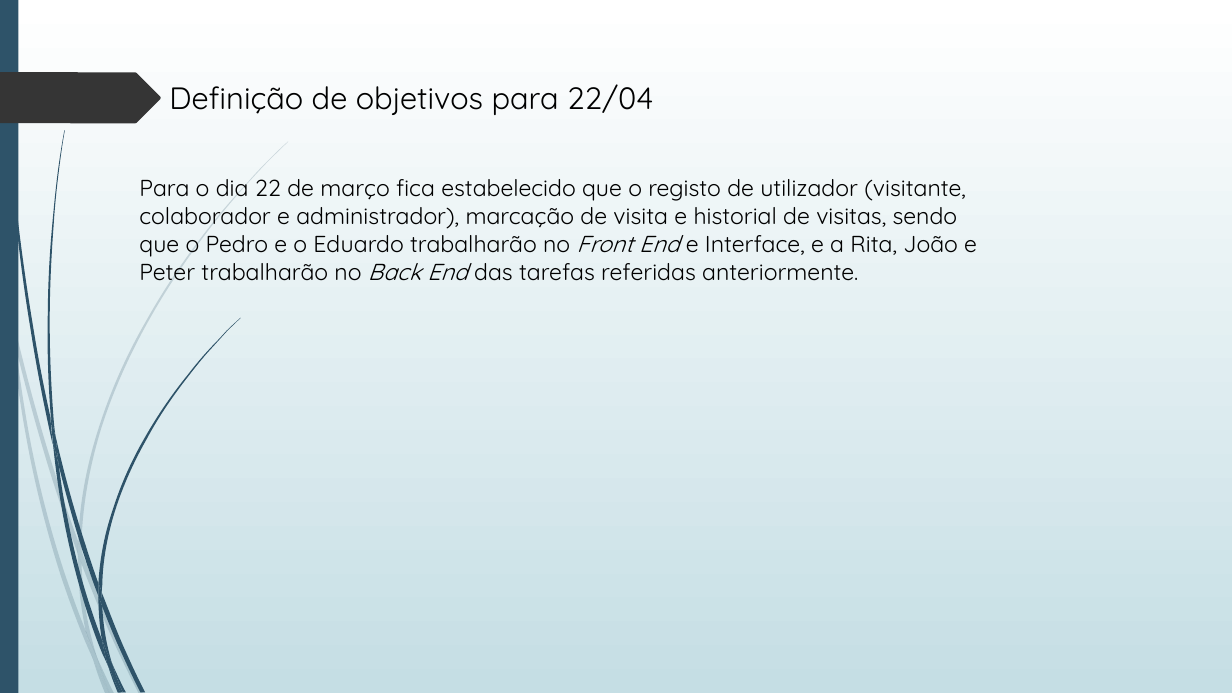
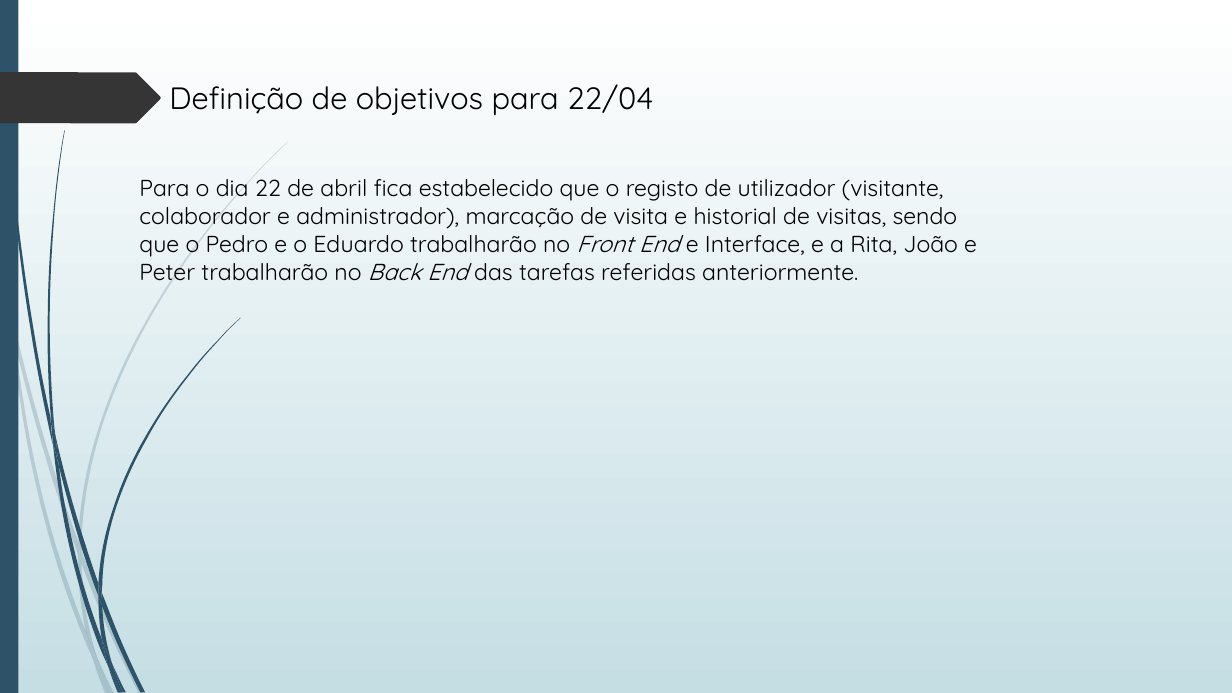
Before and after one commit to ProjetoLI4-TP1-G3-19-20/LI4, a slide deck: slide 5 of Apresentações/Apresentação0104.pptx. Drawn at 1232x693 pixels with LibreOffice and Linux fonts; fonts in the diff are those of the drawing. Boxes give left, top, right and bottom in pixels: in the first picture for what was removed or moved away, otherwise in the second. Text is boxed around its words. In the diff, an @@ line names an element or a change of style, - is before the commit and + after.

Commit message:
Adicionei a apresentação desta semana.

```diff
--- a/Apresentações/Apresentação0104.pptx
+++ b/Apresentações/Apresentação0104.pptx
@@ text at [139,179,977,281]: text changed @@
-Para o dia 22 de março fica estabelecido que o registo de utilizador (visitante, colaborador e administrador), marcação de visita e historial de visitas, sendo que o Pedro e o Eduardo trabalharão no Front End e Interface, e a Rita, João e Peter trabalharão no Back End das tarefas referidas anteriormente.
+Para o dia 22 de abril fica estabelecido que o registo de utilizador (visitante, colaborador e administrador), marcação de visita e historial de visitas, sendo que o Pedro e o Eduardo trabalharão no Front End e Interface, e a Rita, João e Peter trabalharão no Back End das tarefas referidas anteriormente.
```
Also in this commit, not shown: 1 other file.
